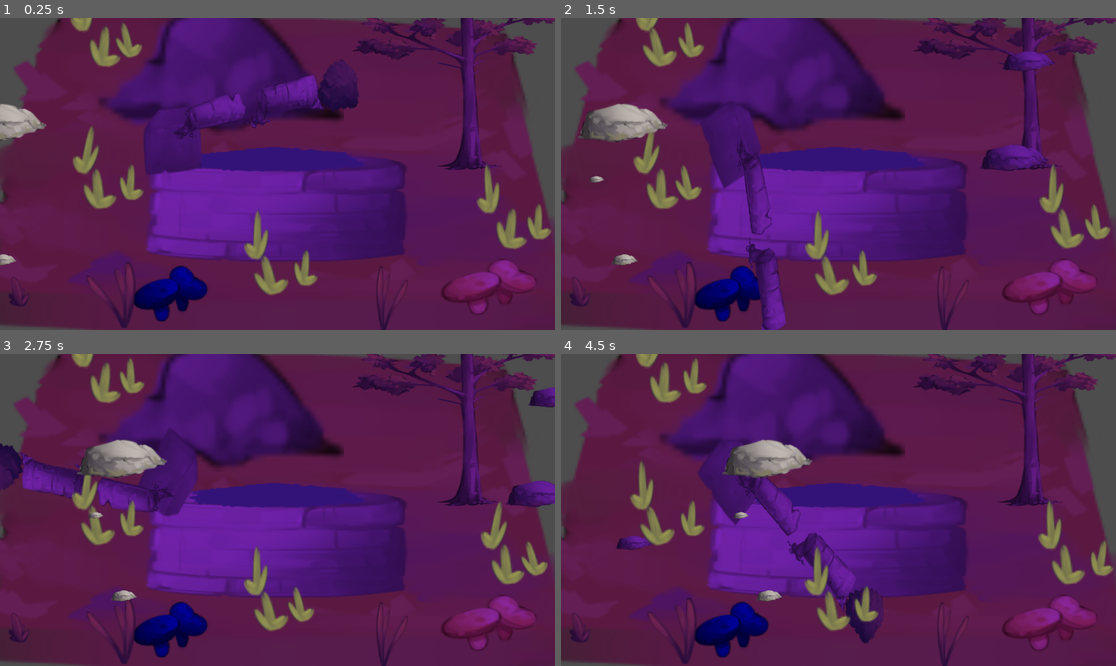
Above: before the commit, frames 1-4 (two rows, left to right).
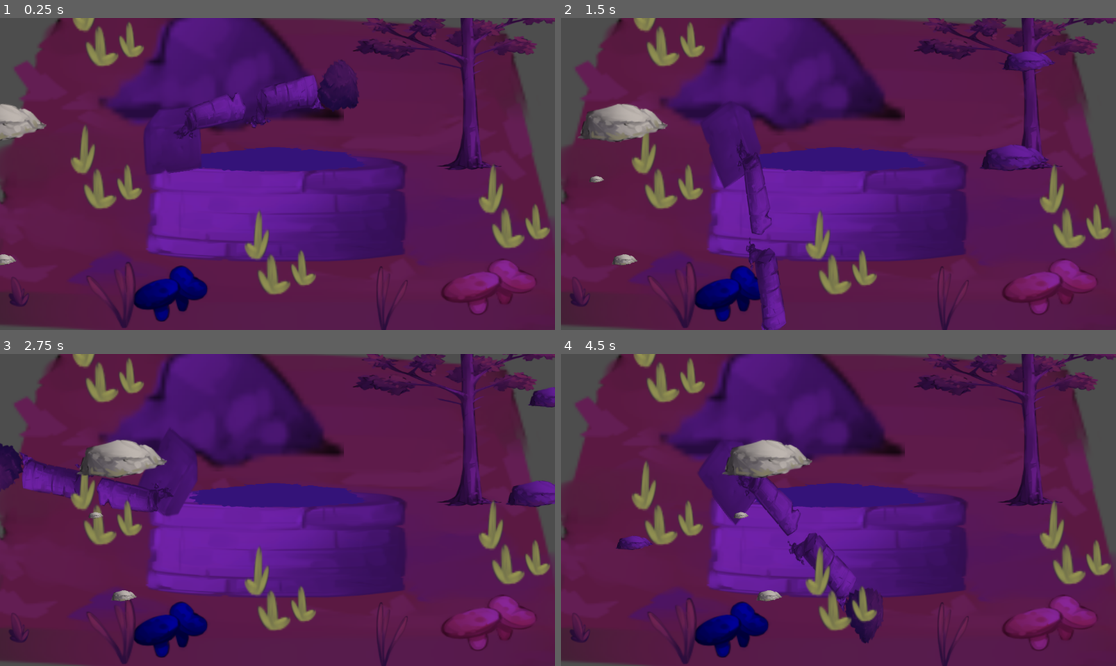
Above: after the commit, the same moments.

Repository: simongitgit8/DDJV
Game: Godot game, scene res://Niveau.tscn
Same seed, same stepped clock (60 frames per second), same inputs: the game is played once before the commit and once after it.
Inputs:
- Up to frame 1 (0.25 s): no input
- Up to frame 2 (1.5 s): tap Enter (ui_accept) at 0.5, 0.77 s; hold Right (ui_right) 0.53-1.28 s; hold Down (ui_down) from 1.28 s (still down)
- Up to frame 3 (2.75 s): tap Enter (ui_accept) at 1.52 s; release Down (ui_down) at 2.03 s; hold Right (ui_right) from 2.03 s (still down)
- Up to frame 4 (4.5 s): release Right (ui_right) at 2.78 s; hold Up (ui_up) 2.78-3.53 s; tap Enter (ui_accept) at 3.02, 3.77 s; hold Left (ui_left) from 3.53 s (still down)

The runs differ from the first frame. In frame 1, 2.3% of the frame differs, in the area x 12-100%, y 0-89%; in frame 2, 1.8%; in frame 3, 2.1%; in frame 4, 2.3%.

Commit message:
sadsadsadsa

Diff:
--- a/Projet/02noeud/Gazon.tscn
+++ b/Projet/02noeud/Gazon.tscn
@@ -1,7 +1,7 @@
 [gd_scene load_steps=3 format=3 uid="uid://xu6sqvbd8dy3"]
 
 [ext_resource type="Texture2D" uid="uid://bsfr32umoejuh" path="res://Foret/Fantasy Forest 1/Fantasy Forest 1/grass1.png" id="1_gd3te"]
-[ext_resource type="Script" uid="uid://enyiaxra6kag" path="res://Oscillation.gd" id="2_ih25w"]
+[ext_resource type="PackedScene" uid="uid://dsccawpannlwq" path="res://Librairie/oscillation.tscn" id="3_5848e"]
 
 [node name="Gazon" type="Node2D"]
 
@@ -10,18 +10,25 @@
 scale = Vector2(2.13707, 2.90766)
 texture = ExtResource("1_gd3te")
 offset = Vector2(0, -14)
-script = ExtResource("2_ih25w")
 
 [node name="Grass2" type="Sprite2D" parent="."]
 position = Vector2(-67, -54)
 scale = Vector2(-2.09863, 4.0046)
 texture = ExtResource("1_gd3te")
 offset = Vector2(0, -14)
-script = ExtResource("2_ih25w")
 
 [node name="Grass3" type="Sprite2D" parent="."]
 position = Vector2(-31, 18)
 scale = Vector2(2.80112, 3.28954)
 texture = ExtResource("1_gd3te")
 offset = Vector2(0, -14)
-script = ExtResource("2_ih25w")
+
+[node name="Oscillation" parent="." node_paths=PackedStringArray("node_to_affect") instance=ExtResource("3_5848e")]
+position = Vector2(609.267, 758.424)
+node_to_affect = NodePath("../Grass1")
+
+[node name="Oscillation2" parent="." node_paths=PackedStringArray("node_to_affect") instance=ExtResource("3_5848e")]
+node_to_affect = NodePath("../Grass2")
+
+[node name="Oscillation3" parent="." node_paths=PackedStringArray("node_to_affect") instance=ExtResource("3_5848e")]
+node_to_affect = NodePath("../Grass3")
